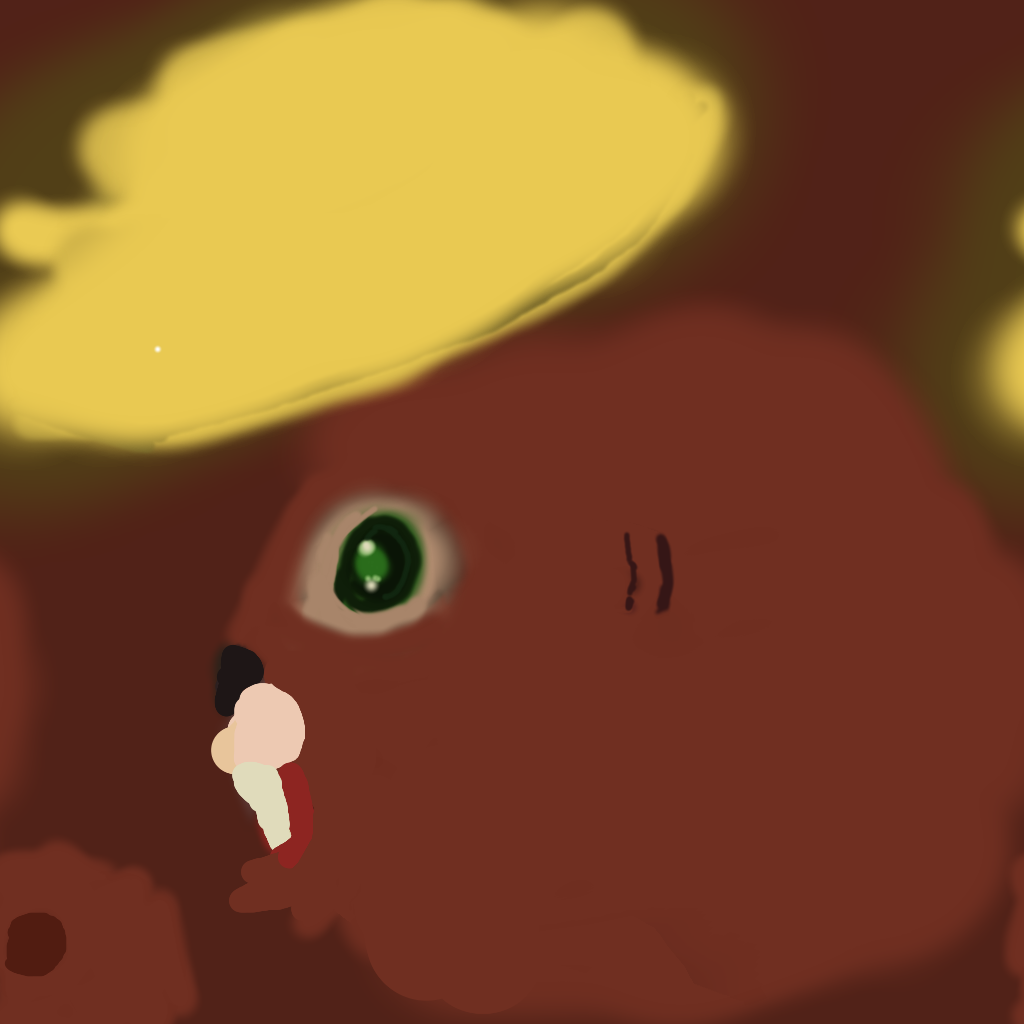
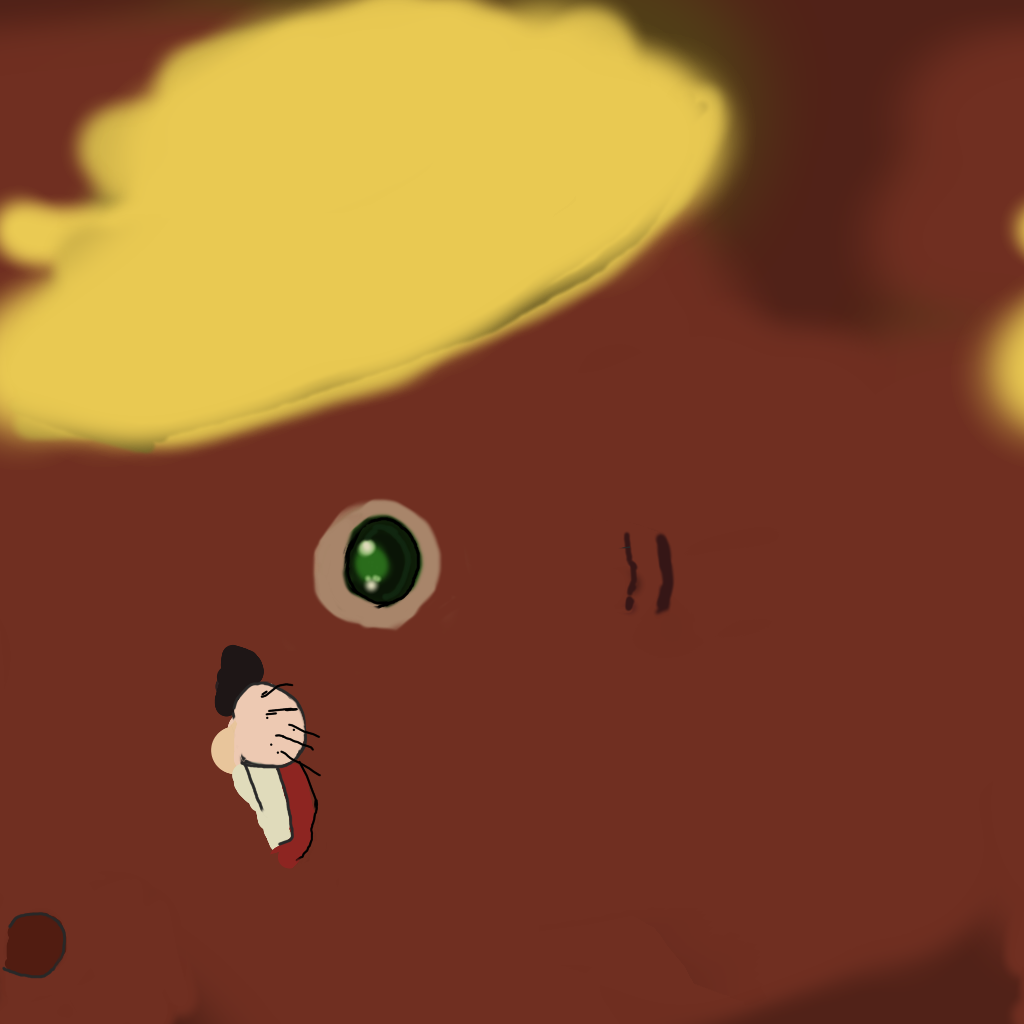
Comparing the layer stacks of the two w=1024, h=1024 images. Changes:
added layer "Layer" (1st of 4) above "Layer" over (x1=260, y1=683, x2=322, y2=863)
added layer "Layer" (2nd of 4) above "Ear" over (x1=2, y1=198, x2=630, y2=979)
painted on "Ear" over (x1=153, y1=345, x2=162, y2=354)
added layer "Layer" (3rd of 4) above "Eye" over (x1=317, y1=497, x2=443, y2=630)
painted on "Eye" over (x1=131, y1=265, x2=668, y2=681)
hid "Face" over (x1=211, y1=477, x2=470, y2=947)
painted on "Shadow" over (x1=0, y1=0, x2=1024, y2=1024)
